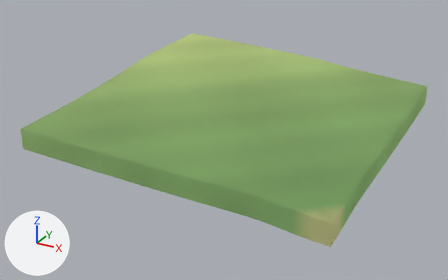
An edit to the glTF model client/public/models/chunks/2_-2.glb, drawn before and after from the same camera.
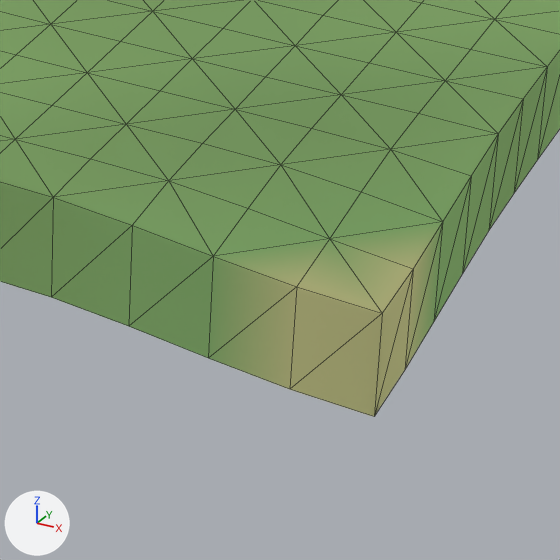
Each version is shown whole from a 50 mm lens placed at (101.59, -7.01, 22.47), pointed at (74.04, 43.1, -2.58), then close up on the part from 54% to 83% of the width and 54% to 100% of the height. The axes (+X, +Y, +Z) are drawn at lower left. The lights are the same throughout. The last two pictures show the newer version. The close-ups show mesh edges as thin lines.

Objects in the first close-up: 'terrain'.
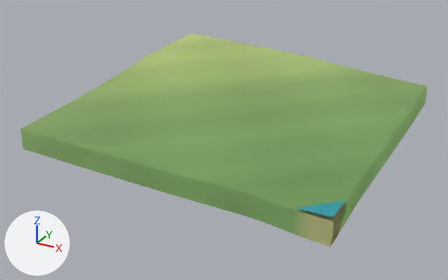
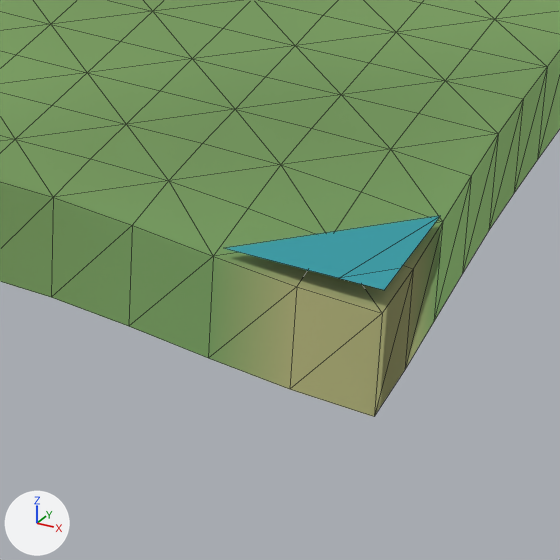
Edits to the scene script, one JSON object a line:
```json
{"op": "add", "block": "me_scenery", "code": ["me_scenery = bpy.data.meshes.new('scenery')", "me_scenery.from_pydata(...)  # 5 vertices, 3 faces; spans x 87.17..90.0, y 30.0..32.83, z -0.16", "me_scenery.materials.append(mat_opaque_matte_vertex_colors)"]}
{"op": "add", "block": "ob_scenery", "code": ["ob_scenery = bpy.data.objects.new('scenery', me_scenery)", "ob_scenery.location = (0.0, 0.0, 0.0)"]}
```

What differs and where, as boxes (x1, y1, x2, y2) in the close-ups (560 x 560 px):
```json
{"object": "scenery", "change": "added", "after": [225, 216, 440, 290], "on screen": "cyan"}
```
